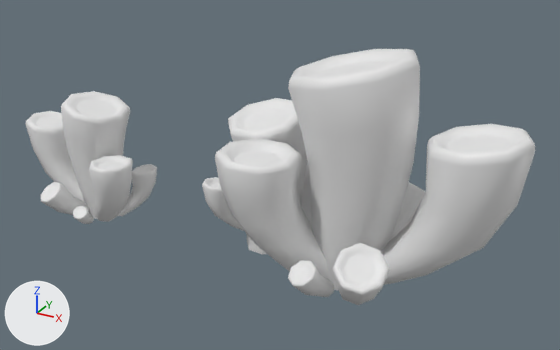
The FBX model Assets/FBX/Cenário/corais.fbx, before and after one commit.
Both versions are drawn from a 50 mm camera at (2.52, -3.92, 2.57) aimed at (0.27, 0.17, 0.52). Every picture has the same lights, and +X, +Y and +Z are marked at lower left. Materials are left out; every surface is plain grey. Where no turn or scale is listed for an object, it has been applied to the vertices.

Objects in the first picture: 'coral_1', 'coral_2'.
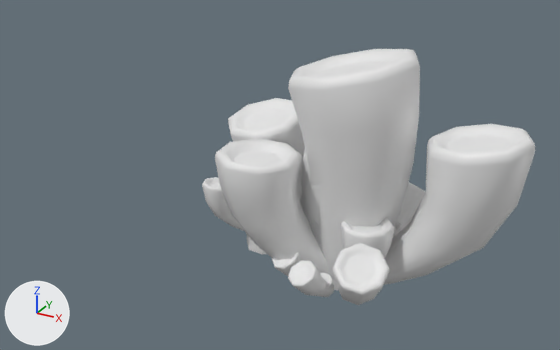
The newer file is also turned or shifted as a whole; pictures and numbers use the older file's frame.

The change, as a diff of the scene's bpy script:
```diff
--- a/Assets/FBX/Cenário/corais.fbx.py
+++ b/Assets/FBX/Cenário/corais.fbx.py
@@ me_coral_1_001 @@
 me_coral_1_001.from_pydata(...)  # 575 vertices, 540 faces; spans x -0.64..0.414, y -0.41..0.386, z -0.008..0.881
 # used by ob_coral_1; location = (-1.106, 0.0, 0.0)
+# me_coral_1_001 part 1: the whole mesh is moved by (1.886, 0.0, 0.0)
```

Where the change shows, as pixel boxes [x1, y1, x2, y2] in the pictures (560 x 350 px):
'coral_1', mesh moved: before [26, 91, 157, 224]; after [272, 150, 402, 290]
